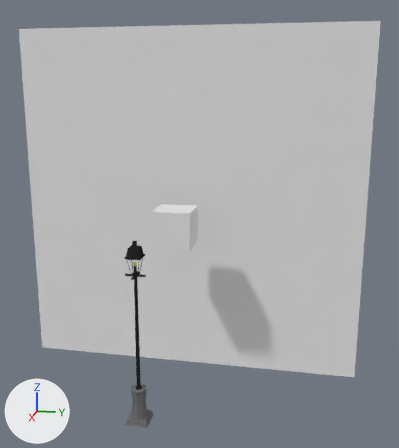
The Blender file alexis/lamppost.blend, before and after one commit.
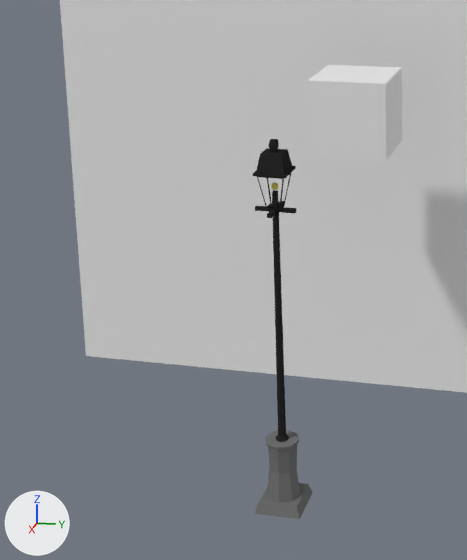
Each version appears first whole from a camera (50 mm lens) standing at (20.69, 6.82, 14.16) and looking at (-5.28, 1.63, 7.67), and next in a close-up on the part from 0% to 58% of the width and 38% to 100% of the height. The axes (+X, +Y, +Z) are drawn at lower left. The lights are the same throughout.

The older version as bpy lines, for what is in view:
```python
me_cube = bpy.data.meshes.new('Cube')
me_cube.from_pydata(...)  # a box spanning x -1.0..1.0, y -1.0..1.0, z -1.0..1.0
me_cube.materials.append(mat_material_004)  # white #e7e7e7
me_plane_001 = bpy.data.meshes.new('Plane.001')
me_plane_001.from_pydata([(-1.0, -1.0, 0.0), (1.0, -1.0, 0.0), (-1.0, 1.0, 0.0), (1.0, 1.0, 0.0)], [], [(0, 1, 3, 2)])
me_plane_001.materials.append(mat_material_003)  # white #e7e7e7
me_sphere = bpy.data.meshes.new('Sphere')
me_sphere.from_pydata(...)  # 634 vertices, 631 faces; spans x -6.7..6.7, y -6.7..6.7, z 0.0..108.7
# faces by material slot: [512, 85, 34]
me_sphere.materials.append(mat_material_002)  # yellow #e7dc6e
me_sphere.materials.append(mat_material)  # black #292929
me_sphere.materials.append(mat_material_001)  # grey #727272
ob_cube = bpy.data.objects.new('Cube', me_cube)
ob_cube.location = (-6.89, 0.0, 7.03)
ob_plane = bpy.data.objects.new('Plane', me_plane_001)
ob_plane.location = (-10.32, 0.0, 7.48)
ob_plane.rotation_euler = (0.0, 1.571, 0.0)  # degrees (0, 90, 0)
ob_plane.scale = (10.0, 10.0, 10.0)
ob_sphere = bpy.data.objects.new('Sphere', me_sphere)
ob_sphere.location = (0.0, 0.0, 0.0)
ob_sphere.scale = (0.075, 0.075, 0.075)
```
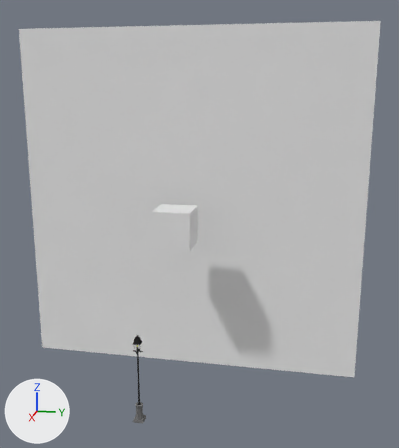
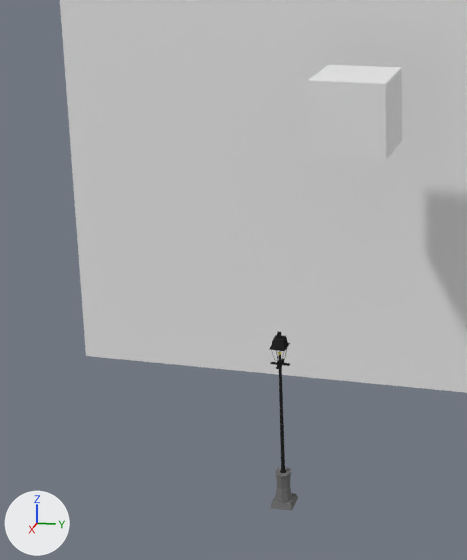
What differs and where, as boxes (x1, y1, x2, y2) in the close-ups (467 x 560 px):
'Sphere', deleted
    before: (253, 139, 313, 519)
    faces in mat_material (black #292929): (253, 139, 296, 442)
    faces in mat_material_001 (grey #727272): (255, 430, 313, 519)
'Lamp', added
    after: (269, 331, 298, 511)
    faces in mat_material (black #292929): (269, 331, 290, 473)
    faces in mat_material_001 (grey #727272): (270, 467, 298, 511)

The change in detail:
Mesh me_sphere_1 is new.
It has 634 vertices, 631 faces and spans x -0.25..0.25, y -0.25..0.25, z 0.0..4.0.
Faces by material slot: [512, 85, 34].
It uses material mat_material_002 (yellow #e7dc6e).
It uses material mat_material (black #292929).
It uses material mat_material_001 (grey #727272).
Object 'Sphere' (ob_sphere) is deleted.
Object 'Lamp' (ob_lamp) is new; it shows me_sphere_1.
Its location is (0.0, 0.0, 0.0).
